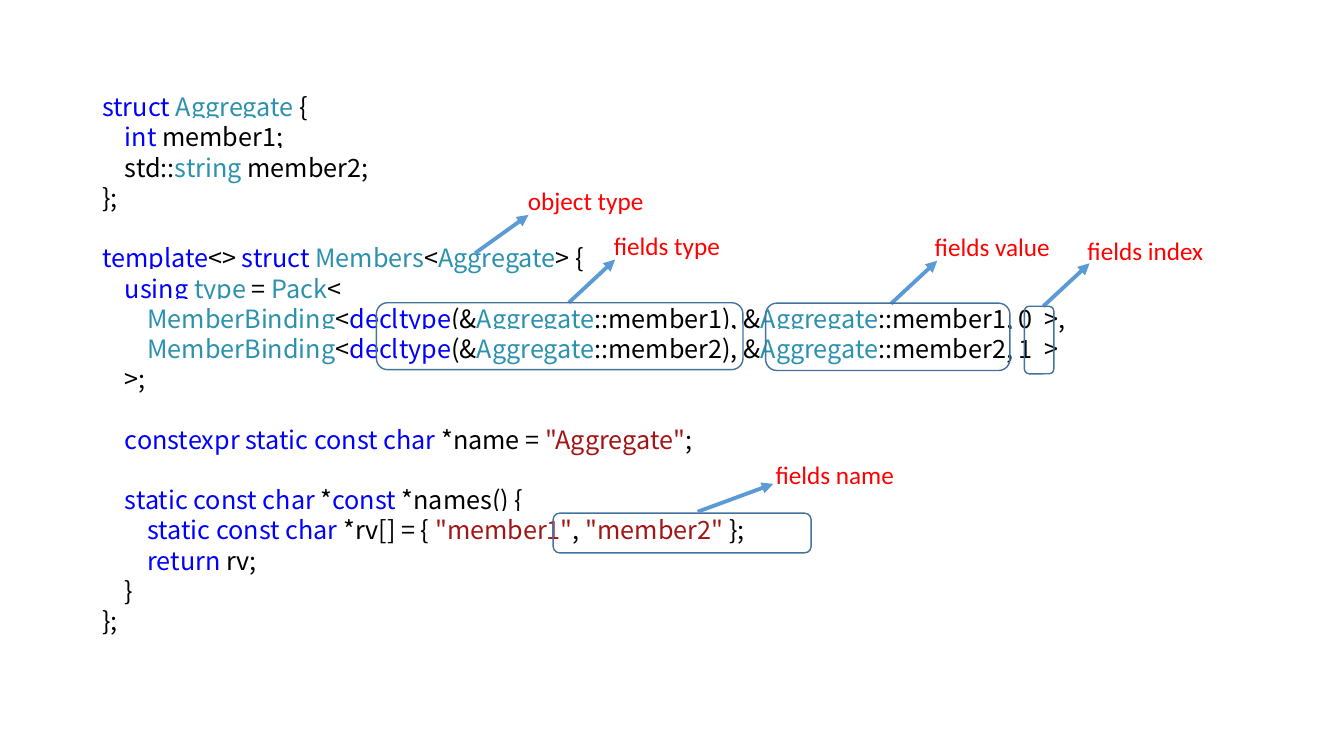
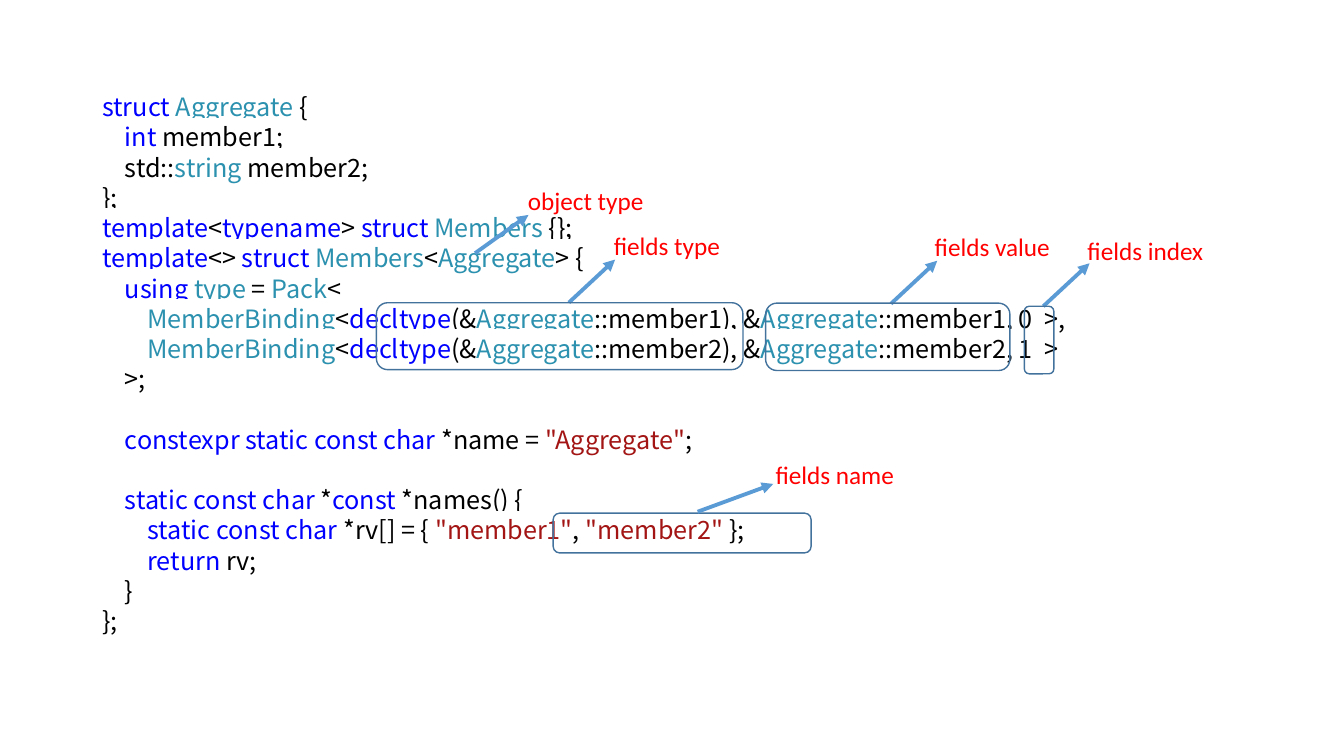
Before and after one commit to qicosmos/cppcon2017, a slide deck: slide 28 of cppcon2017.pptx (slide 29 before the commit). Drawn at 1344x756 pixels with LibreOffice and Linux fonts; fonts in the diff are those of the drawing. Boxes give left, top, right and bottom in pixels: in the first picture for what was removed or moved away, otherwise in the second. Text is boxed around its words. In the diff, an @@ line names an element or a change of style, - is before the commit and + after.

```diff
--- a/cppcon2017.pptx
+++ b/cppcon2017.pptx
@@ text at bbox=[102, 215, 544, 243]: paragraph added @@
+template<typename> struct Members {};
```
Also in this commit, not shown: 3 other slides changed, 1 slide removed.
